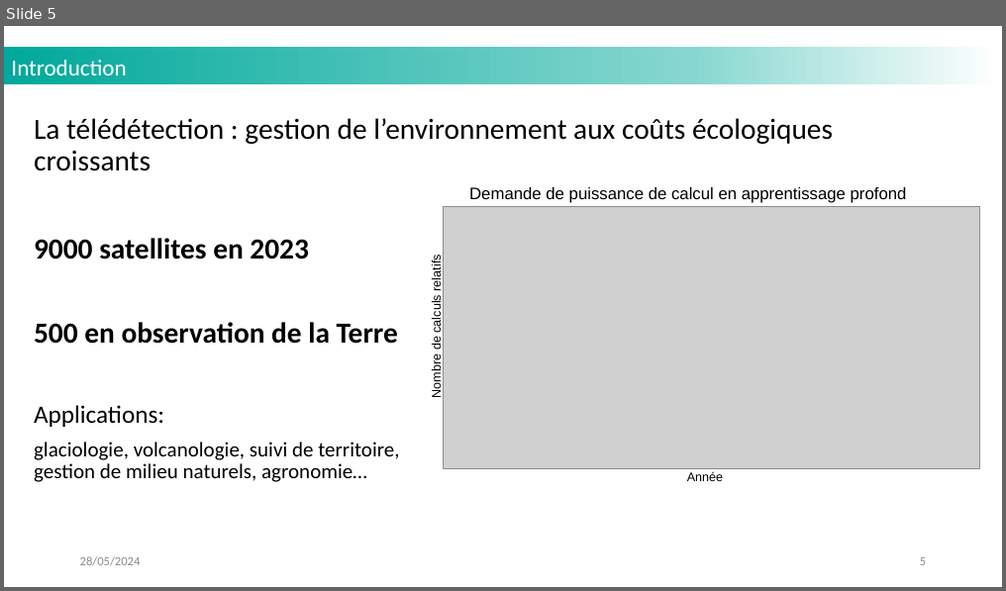
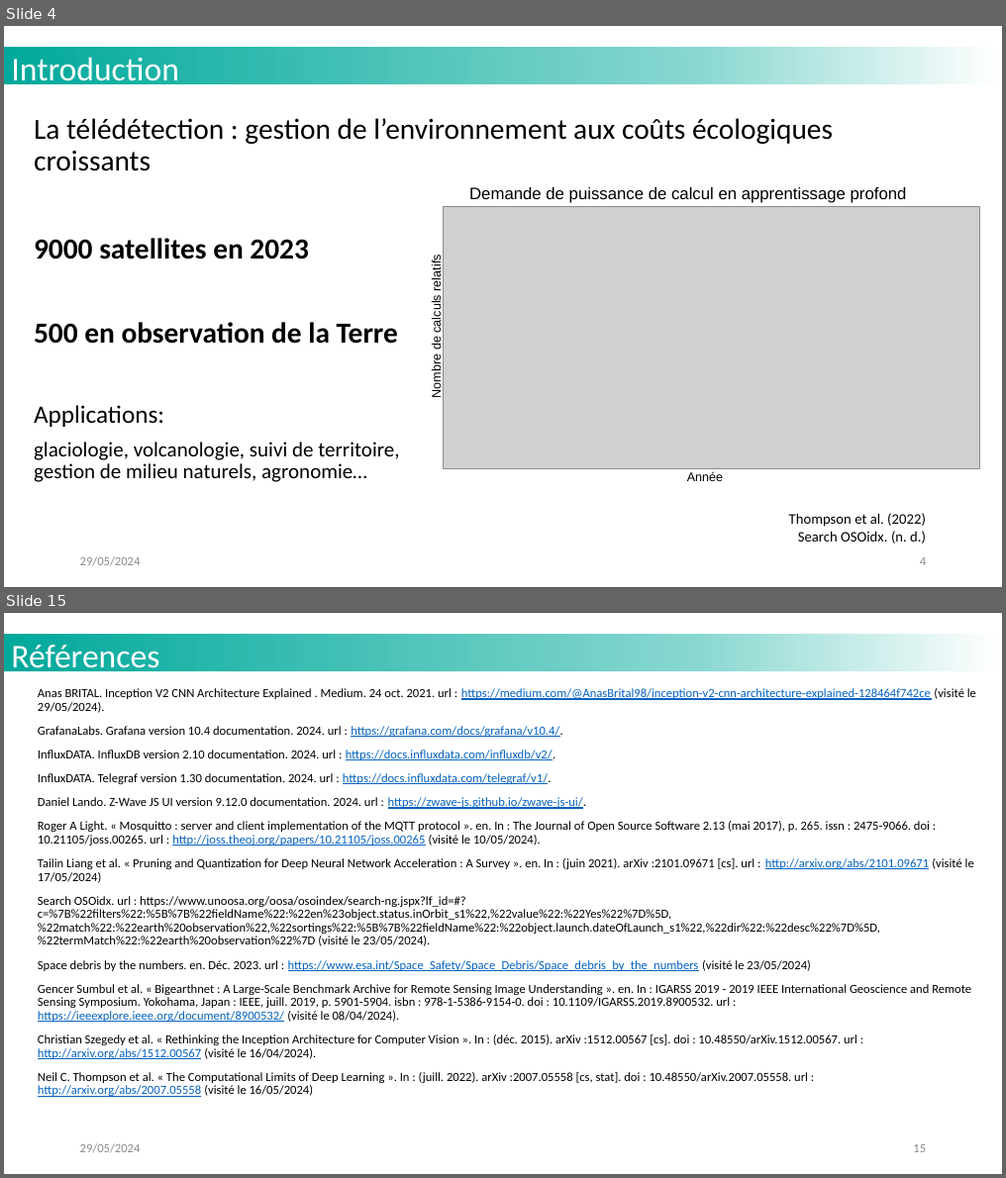
Before and after one commit to MattVerlynde/cahier-labo-stage, a slide deck: static/files_presentation/slides_presentation_stage_LISTIC_MVerlynde_2024.pptx. Shown one above the other, each under a label of ours: slide 5 before the commit, slides 4 and 15 after it; the slides between them are not shown. The pictures are 1006x591 and 1006x1178 pixels, drawn with LibreOffice and Linux fonts; fonts in the diff are those of the drawing; grey boxes stand for pictures; background and template pictures are left out. Boxes give left, top, right and bottom in pixels: in the first picture for what was removed or moved away, otherwise in the second. Text is boxed around its words. In the diff, an @@ line names an element or a change of style, - is before the commit and + after.

```diff
--- a/static/files_presentation/slides_presentation_stage_LISTIC_MVerlynde_2024.pptx
+++ b/static/files_presentation/slides_presentation_stage_LISTIC_MVerlynde_2024.pptx
@@ slide 15 added at bbox=[4, 613, 1002, 1174], background #FFFFFF; not listed: 1 template element that a slide beside it also shows @@
@@ text added at bbox=[11, 645, 159, 675], 32 pt, text #FFFFFF @@
+Références
@@ text added at bbox=[38, 688, 976, 1097], 12 pt, text #000000 @@
+Anas BRITAL. Inception V2 CNN Architecture Explained . Medium. 24 oct. 2021. url : https://medium.com/@AnasBrital98/inception-v2-cnn-architecture-explained-128464f742ce (visité le 29/05/2024).
+GrafanaLabs. Grafana version 10.4 documentation. 2024. url : https://grafana.com/docs/grafana/v10.4/.
+InfluxDATA. InfluxDB version 2.10 documentation. 2024. url : https://docs.influxdata.com/influxdb/v2/.
+InfluxDATA. Telegraf version 1.30 documentation. 2024. url : https://docs.influxdata.com/telegraf/v1/.
+Daniel Lando. Z-Wave JS UI version 9.12.0 documentation. 2024. url : https://zwave-js.github.io/zwave-js-ui/.
+Roger A Light. « Mosquitto : server and client implementation of the MQTT protocol ». en. In : The Journal of Open Source Software 2.13 (mai 2017), p. 265. issn : 2475-9066. doi : 10.21105/joss.00265. url : http://joss.theoj.org/papers/10.21105/joss.00265 (visité le 10/05/2024).
+Tailin Liang et al. « Pruning and Quantization for Deep Neural Network Acceleration : A Survey ». en. In : (juin 2021). arXiv :2101.09671 [cs]. url : http://arxiv.org/abs/2101.09671 (visité le 17/05/2024)
+Search OSOidx. url : https://www.unoosa.org/oosa/osoindex/search-ng.jspx?lf_id=#?c=%7B%22filters%22:%5B%7B%22fieldName%22:%22en%23object.status.inOrbit_s1%22,%22value%22:%22Yes%22%7D%5D,%22match%22:%22earth%20observation%22,%22sortings%22:%5B%7B%22fieldName%22:%22object.launch.dateOfLaunch_s1%22,%22dir%22:%22desc%22%7D%5D,%22termMatch%22:%22earth%20observation%22%7D (visité le 23/05/2024).
+Space debris by the numbers. en. Déc. 2023. url : https://www.esa.int/Space_Safety/Space_Debris/Space_debris_by_the_numbers (visité le 23/05/2024)
+Gencer Sumbul et al. « Bigearthnet : A Large-Scale Benchmark Archive for Remote Sensing Image Understanding ». en. In : IGARSS 2019 - 2019 IEEE International Geoscience and Remote Sensing Symposium. Yokohama, Japan : IEEE, juill. 2019, p. 5901-5904. isbn : 978-1-5386-9154-0. doi : 10.1109/IGARSS.2019.8900532. url : https://ieeexplore.ieee.org/document/8900532/ (visité le 08/04/2024).
+Christian Szegedy et al. « Rethinking the Inception Architecture for Computer Vision ». In : (déc. 2015). arXiv :1512.00567 [cs]. doi : 10.48550/arXiv.1512.00567. url : http://arxiv.org/abs/1512.00567 (visité le 16/04/2024).
+Neil C. Thompson et al. « The Computational Limits of Deep Learning ». In : (juill. 2022). arXiv :2007.05558 [cs, stat]. doi : 10.48550/arXiv.2007.05558. url : http://arxiv.org/abs/2007.05558 (visité le 16/05/2024)
@@ text added at bbox=[80, 1144, 141, 1154], 12 pt, text #8B8B8B @@
+29/05/2024
@@ page number added at bbox=[913, 1145, 926, 1153], 12 pt, text #8B8B8B @@
+15
@@ what was slide 5 is now slide 4 @@
@@ slide 4 changed as well @@
@@ text "Introduction" at bbox=[11, 57, 178, 88]: size 22 to 32 pt @@
@@ text added at bbox=[789, 513, 926, 544], 14 pt, text #000000 @@
+Thompson et al. (2022)
+Search OSOidx. (n. d.)
@@ page number at bbox=[920, 558, 926, 566]: text changed @@
-5
+4
```
Also in this commit, not shown: 10 other slides changed, 6 other slides added, 5 slides removed, 2 other files.
